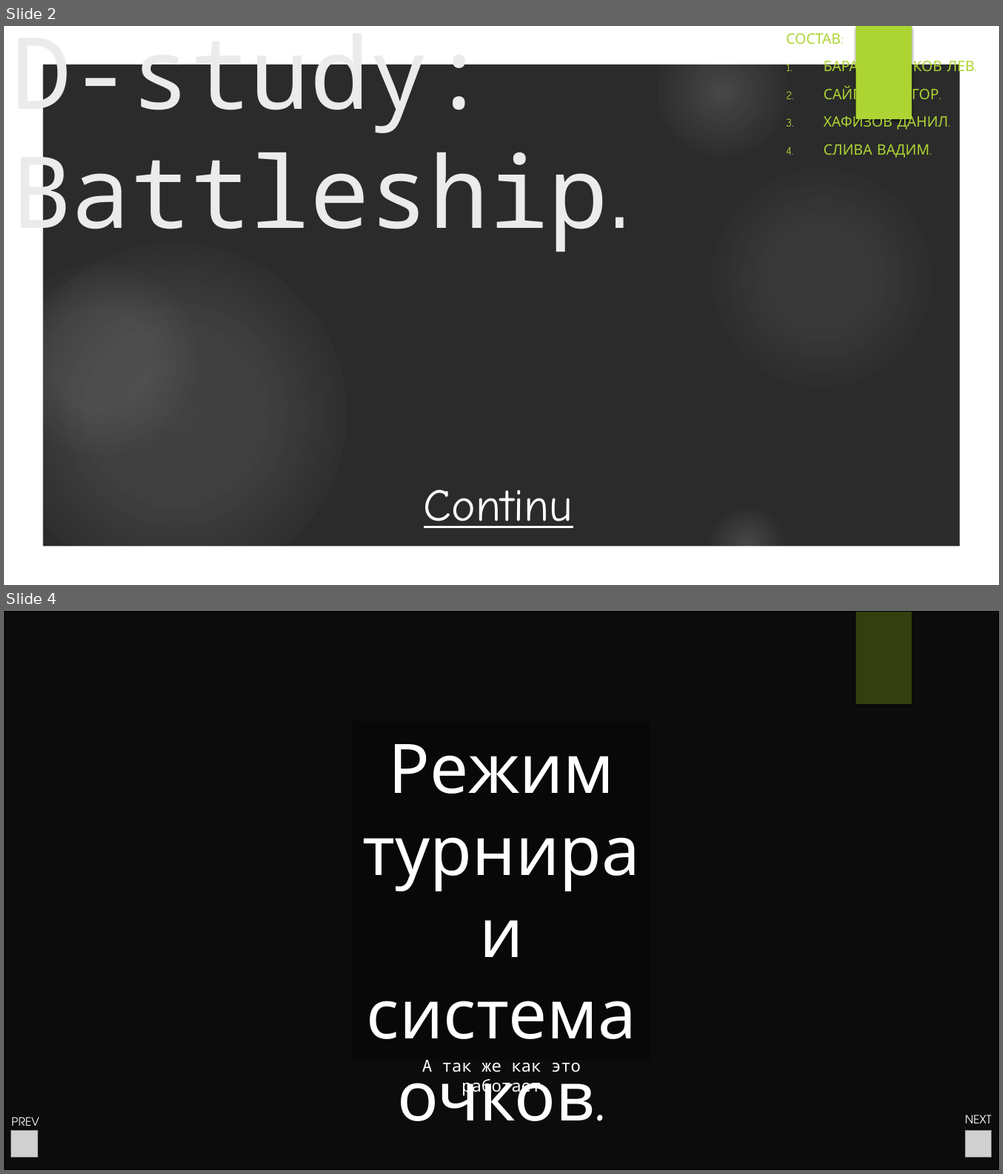
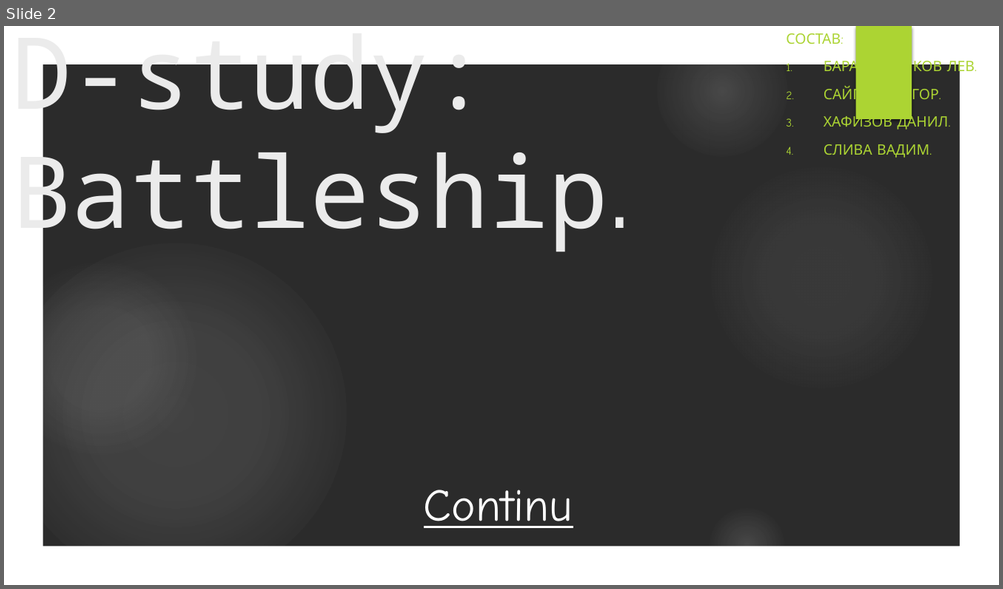
Before and after one commit to IRussianGamerI/IRussianGamerI, a slide deck: D-study.pptx. Shown one above the other, each under a label of ours: slides 2 and 4 before the commit, slide 2 after it; the slides between them are not shown. The pictures are 1003x1174 and 1003x589 pixels, drawn with LibreOffice and Linux fonts; fonts in the diff are those of the drawing; grey boxes stand for pictures; background and template pictures are left out; a plain dark background stands for a picture behind light text. Boxes give left, top, right and bottom in pixels: in the first picture for what was removed or moved away, otherwise in the second. Text is boxed around its words. In the diff, an @@ line names an element or a change of style, - is before the commit and + after.

```diff
--- a/D-study.pptx
+++ b/D-study.pptx
@@ slide 4 removed at [4, 611, 999, 1170], background picture (left out); not listed: 1 template element that a slide beside it also shows @@
@@ rectangle removed at [4, 611, 999, 1170] @@
@@ rectangle removed at [4, 611, 999, 1170] @@
@@ text removed at [363, 744, 640, 1122] @@
-Режим турнира
-и система очков.
@@ text removed at [422, 1060, 580, 1096] @@
-А так же как это работает
@@ text removed at [11, 1117, 40, 1132] @@
-PREV
@@ text removed at [965, 1115, 991, 1124] @@
-NEXT
@@ picture removed at [11, 1131, 37, 1157] @@
@@ picture removed at [965, 1131, 991, 1157] @@
```
Also in this commit, not shown: 1 slide changed, 3 slides added, 1 other slide removed.
